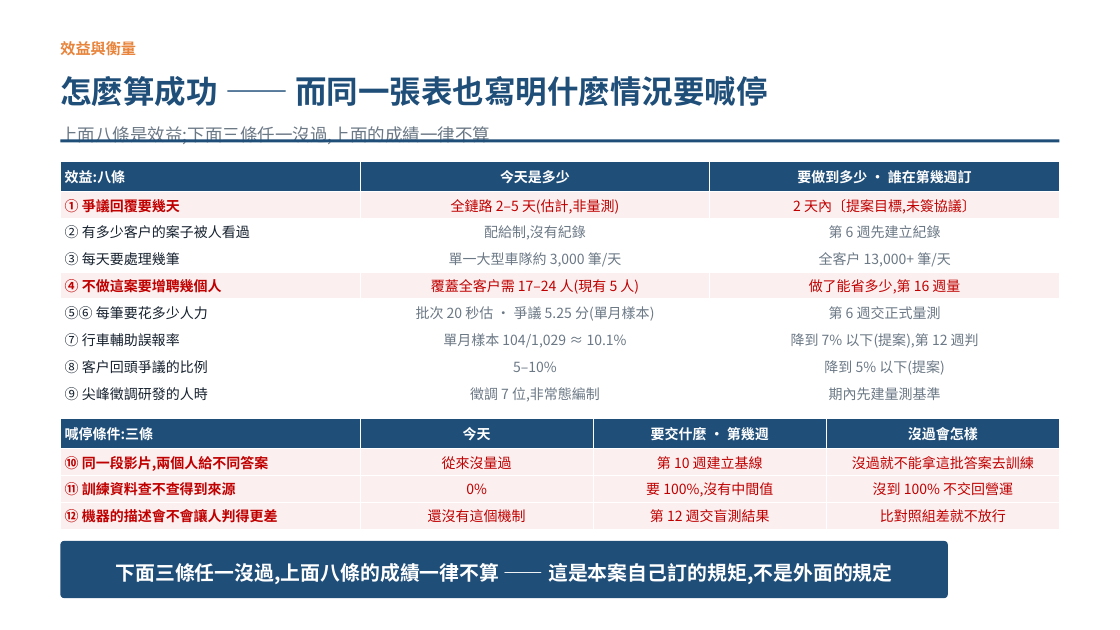
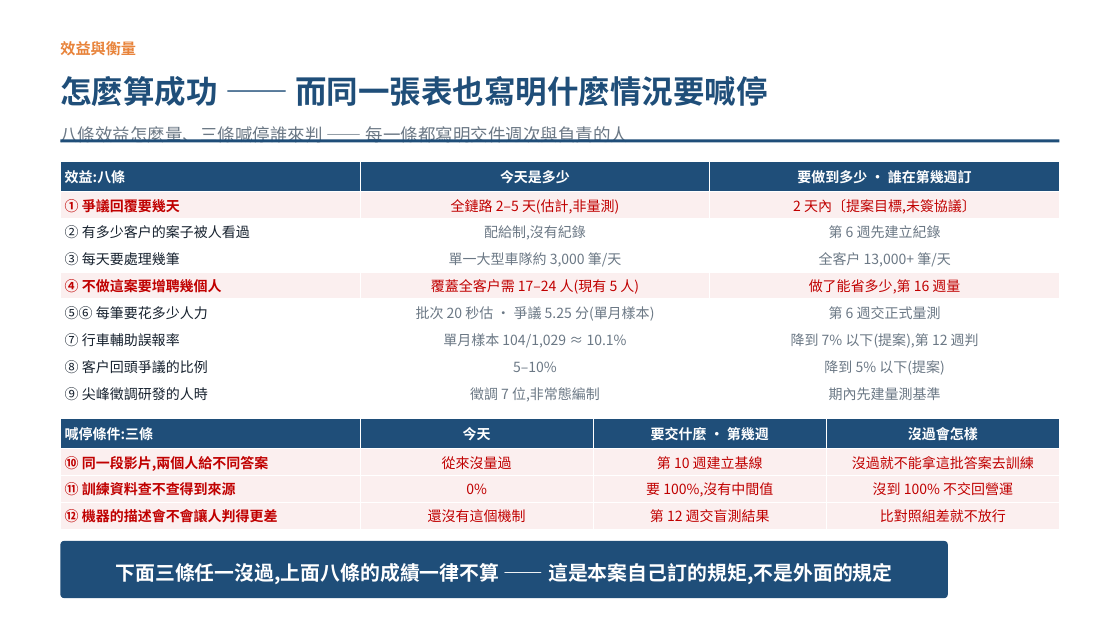
Before and after one commit to pokai-huang0828/UTS_workspace, a slide deck: slide 9 of Artificial Intelligence for Enterprises/Assessment3/Huang_26254793_421104_Assessment 3.pptx. Drawn at 1120x630 pixels with LibreOffice and Linux fonts; fonts in the diff are those of the drawing. Boxes give left, top, right and bottom in pixels: in the first picture for what was removed or moved away, otherwise in the second. Text is boxed around its words. In the diff, an @@ line names an element or a change of style, - is before the commit and + after.

```diff
--- a/Artificial Intelligence for Enterprises/Assessment3/Huang_26254793_421104_Assessment 3.pptx
+++ b/Artificial Intelligence for Enterprises/Assessment3/Huang_26254793_421104_Assessment 3.pptx
@@ text at [60,126,629,143]: text changed @@
-上面八條是效益;下面三條任一沒過,上面的成績一律不算
+八條效益怎麼量、三條喊停誰來判 —— 每一條都寫明交件週次與負責的人
```
Also in this commit, not shown: 3 other slides changed, 2 other files.
